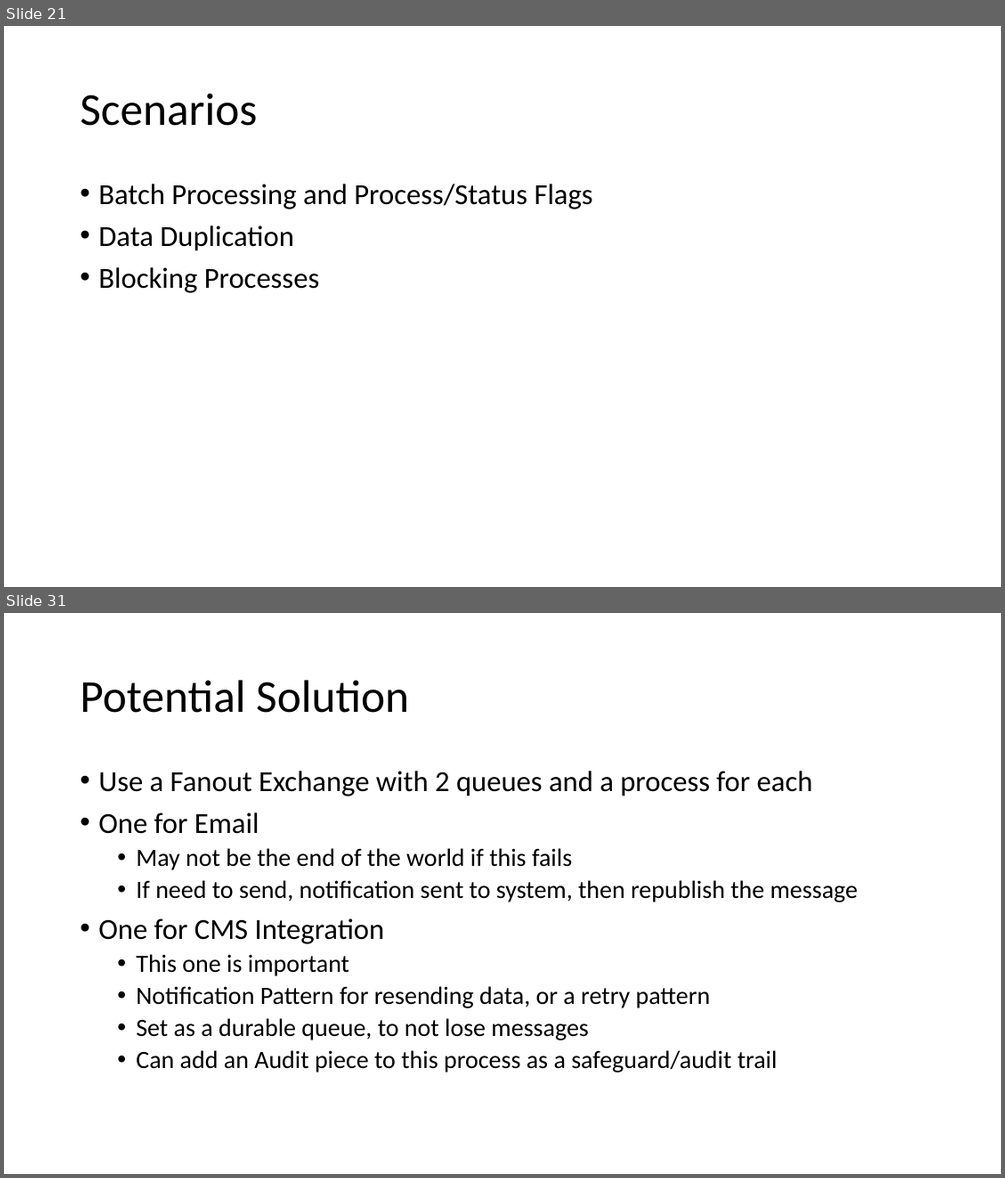
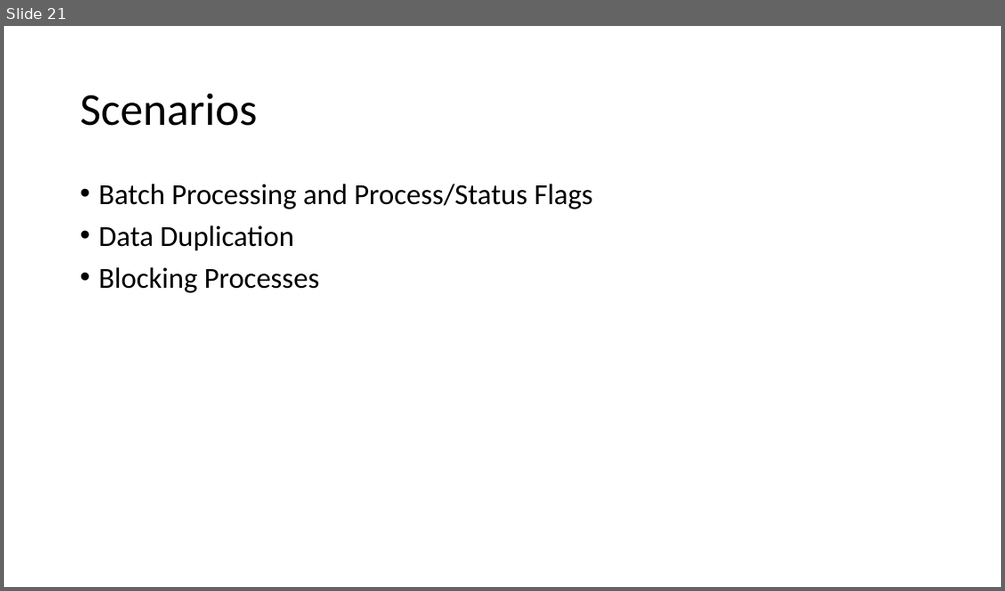
Before and after one commit to zaudtke/MessageQueuePresentation, a slide deck: slides/MessageQueuesPresentation.pptx. Shown one above the other, each under a label of ours: slides 21 and 31 before the commit, slide 21 after it; the slides between them are not shown. The pictures are 1005x1178 and 1005x591 pixels, drawn with LibreOffice and Linux fonts; fonts in the diff are those of the drawing. Boxes give left, top, right and bottom in pixels: in the first picture for what was removed or moved away, otherwise in the second. Text is boxed around its words. In the diff, an @@ line names an element or a change of style, - is before the commit and + after.

```diff
--- a/slides/MessageQueuesPresentation.pptx
+++ b/slides/MessageQueuesPresentation.pptx
@@ slide 31 removed at [4,613,1001,1174], background #FFFFFF @@
@@ title removed at [80,680,409,713] @@
-Potential Solution
@@ text removed at [98,771,858,1072] @@
-• Use a Fanout Exchange with 2 queues and a process for each
-• One for Email
-  • May not be the end of the world if this fails
-  • If need to send, notification sent to system, then republish the message
-• One for CMS Integration
-  • This one is important
-  • Notification Pattern for resending data, or a retry pattern
-  • Set as a durable queue, to not lose messages
-  • Can add an Audit piece to this process as a safeguard/audit trail
```
Also in this commit, not shown: 8 slides changed, 3 slides added, 3 other slides removed.
